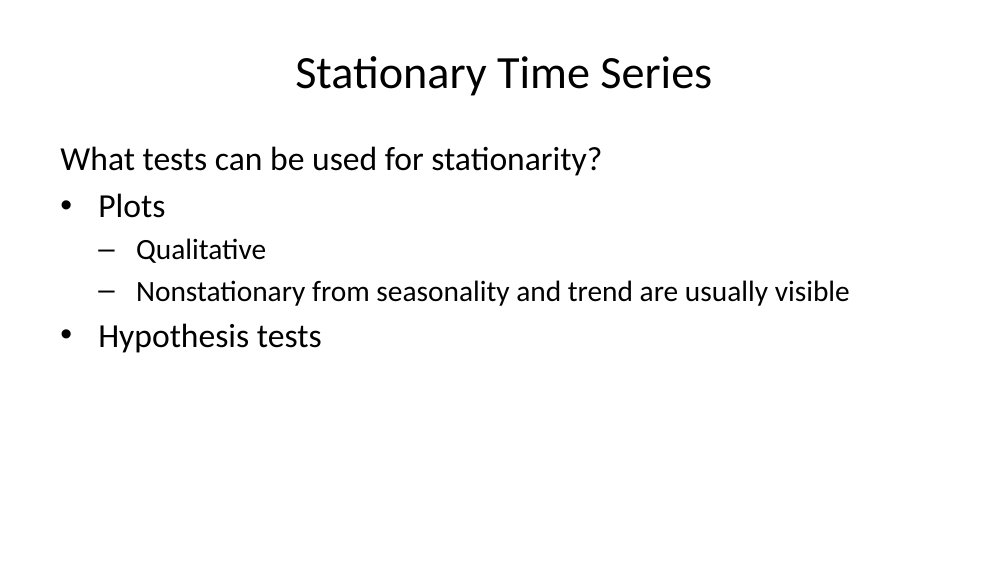
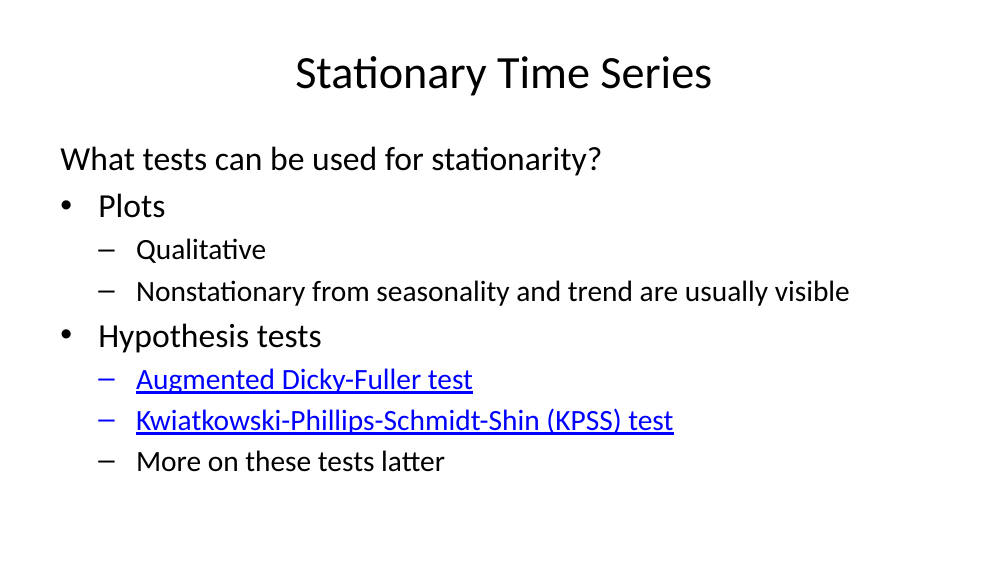
Before and after one commit to StephenElston/CSCI-E-83, a slide deck: slide 18 of LectureSlides/11_IntroductionToTimeSeries.pptx. Drawn at 1008x567 pixels with LibreOffice and Linux fonts; fonts in the diff are those of the drawing. Boxes give left, top, right and bottom in pixels: in the first picture for what was removed or moved away, otherwise in the second. Text is boxed around its words. In the diff, an @@ line names an element or a change of style, - is before the commit and + after.

```diff
--- a/LectureSlides/11_IntroductionToTimeSeries.pptx
+++ b/LectureSlides/11_IntroductionToTimeSeries.pptx
@@ text at (136,368,673,472): paragraphs added @@
+  – Augmented Dicky-Fuller test
+  – Kwiatkowski-Phillips-Schmidt-Shin (KPSS) test
+  – More on these tests latter
```
Also in this commit, not shown: 5 other slides changed, 1 other file.
